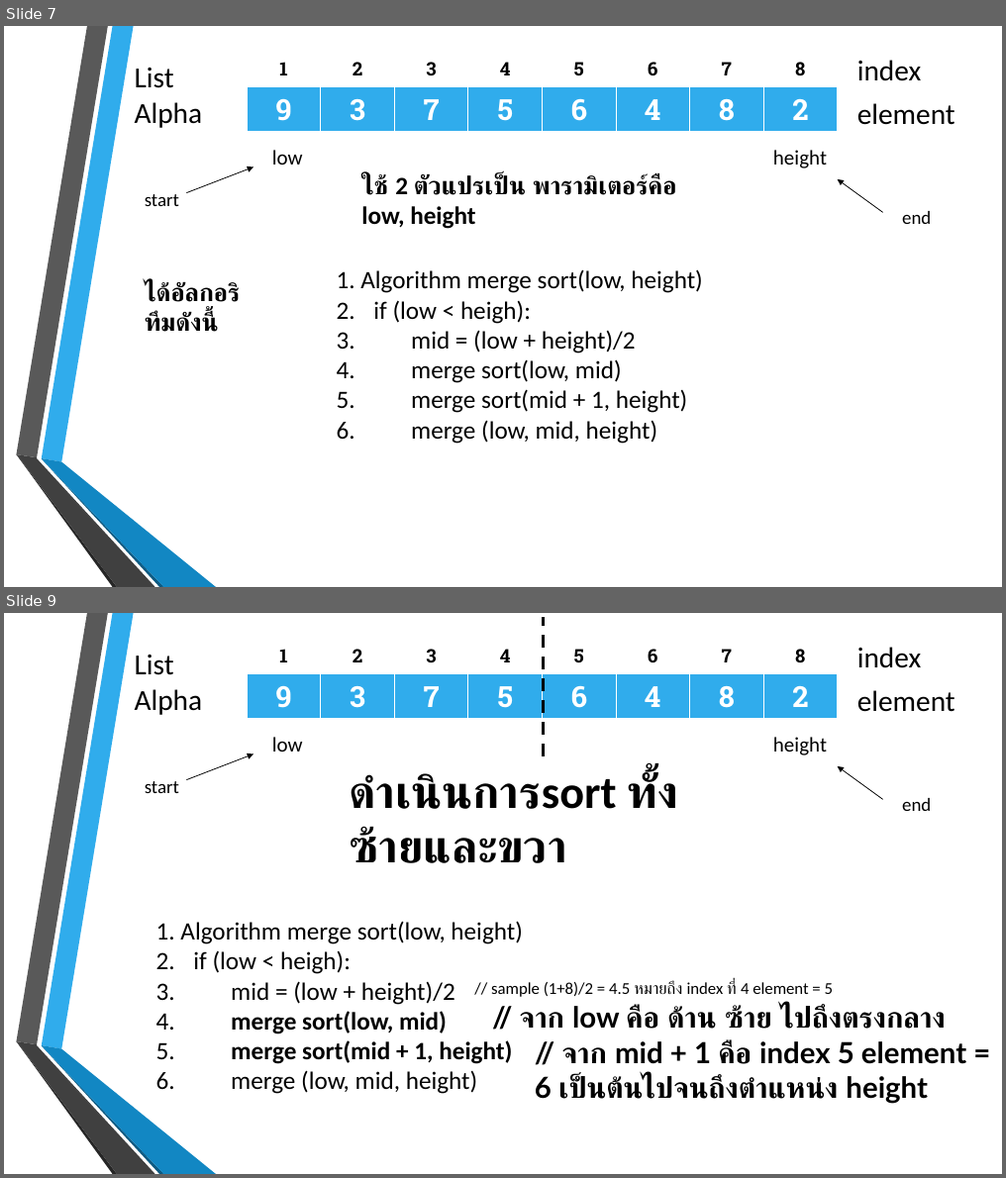
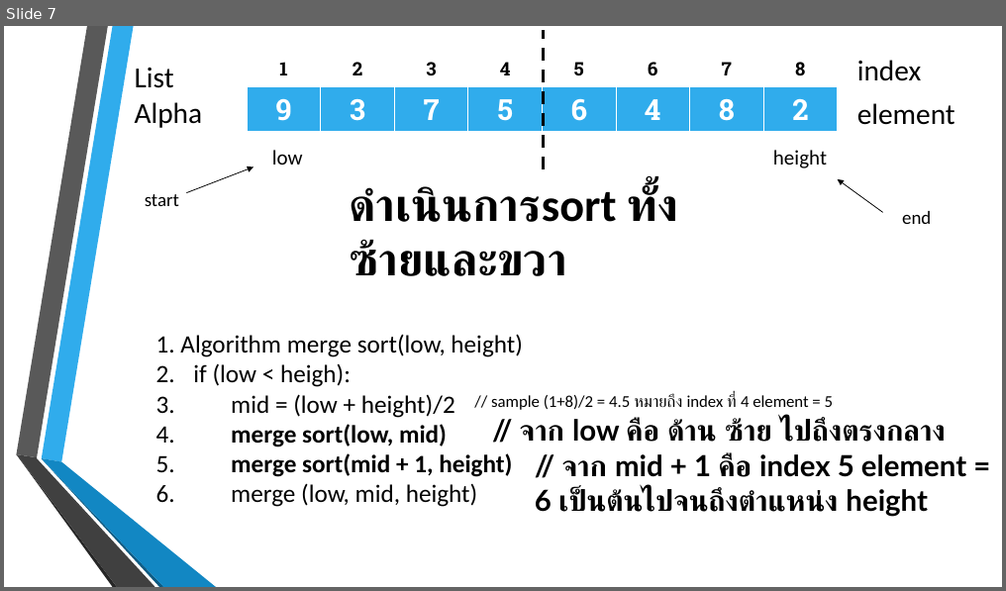
Before and after one commit to billowdev/report-external-sorted, a slide deck: external_merge.pptx. Shown one above the other, each under a label of ours: slides 7 and 9 before the commit, slide 7 after it; the slides between them are not shown. The pictures are 1006x1178 and 1006x591 pixels, drawn with LibreOffice and Linux fonts; fonts in the diff are those of the drawing; background and template pictures are left out. Boxes give left, top, right and bottom in pixels: in the first picture for what was removed or moved away, otherwise in the second. Text is boxed around its words. In the diff, an @@ line names an element or a change of style, - is before the commit and + after.

```diff
--- a/external_merge.pptx
+++ b/external_merge.pptx
@@ slide 7 removed at [4, 26, 1002, 587], background picture (left out); not listed: 6 template elements that a slide beside it also shows @@
@@ table removed at [247, 52, 840, 82], 1 rows, 8 columns @@
-1 | 2 | 3 | 4 | 5 | 6 | 7 | 8
@@ title removed at [135, 68, 203, 128] @@
-List
-Alpha
@@ text removed at [857, 60, 921, 81] @@
-index
@@ table removed at [247, 86, 840, 129], 1 rows, 8 columns @@
-9 | 3 | 7 | 5 | 6 | 4 | 8 | 2
@@ text removed at [857, 103, 955, 125] @@
-element
@@ arrow removed from (187, 193) to (253, 168) @@
@@ text removed at [272, 150, 303, 165] @@
-low
@@ text removed at [773, 150, 827, 169] @@
-height
@@ text removed at [145, 194, 179, 206] @@
-start
@@ text removed at [361, 174, 677, 229] @@
-ใช้ 2 ตัวแปรเป็น พารามิเตอร์คือ low, height
@@ arrow removed from (883, 212) to (838, 179) @@
@@ text removed at [902, 211, 931, 224] @@
-end
@@ text removed at [145, 282, 239, 332] @@
-ได้อัลกอริทึมดังนี้
@@ text removed at [337, 270, 702, 444] @@
-1. Algorithm merge sort(low, height)
-2. if (low < heigh):
-3. mid = (low + height)/2
-4. merge sort(low, mid)
-5. merge sort(mid + 1, height)
-6. merge (low, mid, height)
@@ what was slide 9 is now slide 7 @@
```
Also in this commit, not shown: 9 slides changed, 12 slides added, 2 other slides removed, 4 other files.
